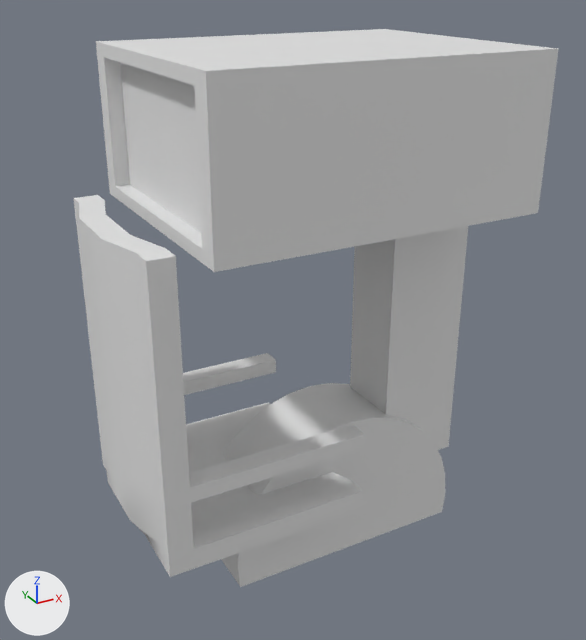
Before and after pictures for a commit that changed the Blender file Assets/models/cave/room02/room02b_command_center.blend.
Before and after are seen from a camera (50 mm lens) standing at (-88.75, -78.84, 2.33) and looking at (-86.93, -75.53, 0.68). Every picture has the same lights, and +X, +Y and +Z are marked at lower left.

In view in the first picture: 'chair', 'display', 'hub'.
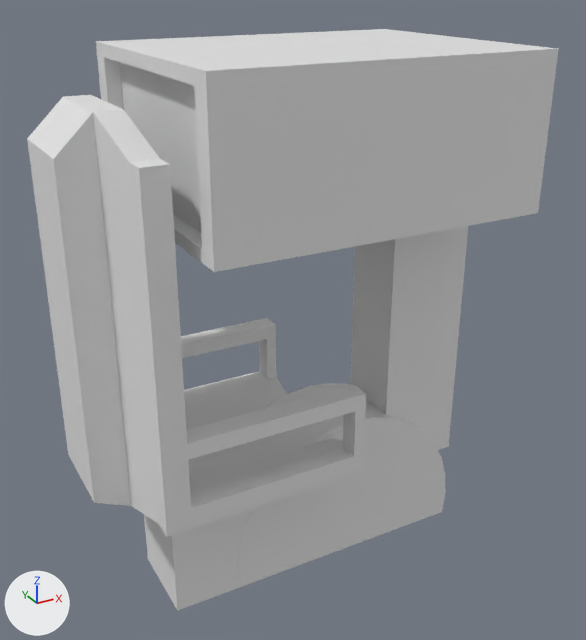
Commit message: room02b_command_center: chair modeling work

Patch to the scene script:
```diff
--- a/Assets/models/cave/room02/room02b_command_center.blend.py
+++ b/Assets/models/cave/room02/room02b_command_center.blend.py
@@ me_cube_049 @@
 # used by ob_chair; parent = ob_command_center; location = (-87.78, -75.5, -0.162)
-me_cube_049.from_pydata(...)  # 52 vertices, 45 faces; spans x -0.12..0.98, y -0.52..0.0, z -0.13..1.46
+me_cube_049.from_pydata(...)  # 75 vertices, 67 faces; spans x -0.29..0.98, y -0.52..0.0, z -0.78..1.75
+# me_cube_049 part 1
+# 7 vertices are removed from x -0.12..0.07, y -0.17..0.0, z -0.13..1.46
+# 21 faces are deleted
+# 8 vertices in x -0.12..0.98, y -0.17, z -0.13..0.39 move by (0.0, -0.05, 0.0)
+# 4 vertices in x -0.05..0.07, y -0.52..-0.41, z 1.46 move by (0.0, 0.0, 0.13)
+# 3 vertices move from x -0.12..0.0, y -0.17..0.0, z 1.46 to x -0.12..0.0, y -0.22..0.0, z 1.75
+# 20 vertices are added at x -0.29..0.92, y -0.22..0.0, z -0.78..1.75
+# 10 new vertices lie (-0.06, 0.0, 0.0) away from vertices in x 0.98, y -0.52..0.0, z -0.13..0.39
+# 43 new faces join them
@@ ob_chair @@
 ob_chair.matrix_parent_inverse = Matrix(((1.0, 0.0, 0.0, 86.68), (0.0, 1.0, 0.0, 75.5), (0.0, 0.0, 1.0, -1.209), (0.0, 0.0, 0.0, 1.0)))
-ob_chair.location = (-87.78, -75.5, -0.162)
+ob_chair.location = (-87.78, -75.5, 0.0635)
 _m = ob_chair.modifiers.new('Mirror', 'MIRROR')
```

Pixel boxes [x1, y1, x2, y2] of what changed, in the pictures (586 x 640 px):
'chair', reshaped, moved (16% wider, 35% taller)
    before: [73, 195, 365, 577]
    after: [27, 95, 366, 611]
part 1 of me_cube_049, built on
    before: [79, 200, 357, 568]
    after: [27, 95, 366, 611]
